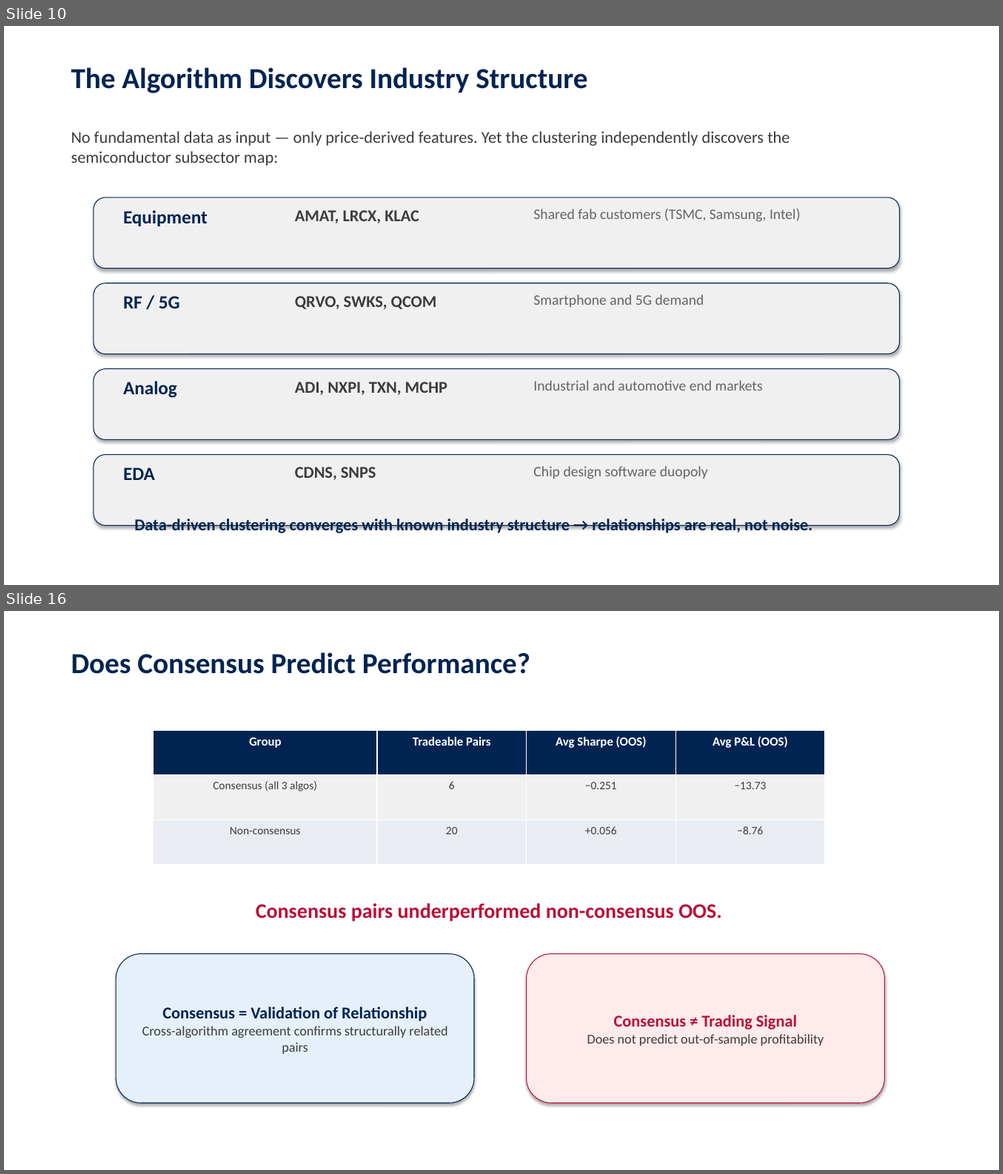
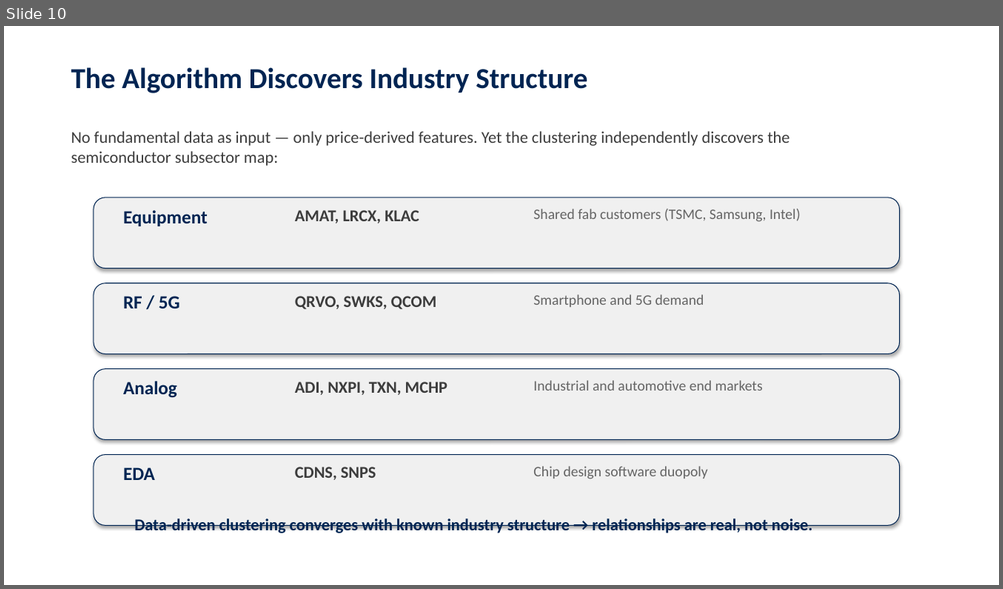
Before and after one commit to jcmcode/pairs-test, a slide deck: deliverables/presentation.pptx. Shown one above the other, each under a label of ours: slides 10 and 16 before the commit, slide 10 after it; the slides between them are not shown. The pictures are 1003x1174 and 1003x589 pixels, drawn with LibreOffice and Linux fonts; fonts in the diff are those of the drawing. Boxes give left, top, right and bottom in pixels: in the first picture for what was removed or moved away, otherwise in the second. Text is boxed around its words. In the diff, an @@ line names an element or a change of style, - is before the commit and + after.

```diff
--- a/deliverables/presentation.pptx
+++ b/deliverables/presentation.pptx
@@ slide 16 removed at box(4, 611, 999, 1170), background #FFFFFF @@
@@ text removed at box(71, 652, 530, 674) @@
-Does Consensus Predict Performance?
@@ table removed at box(153, 730, 825, 865), 3 rows, 4 columns @@
-Group | Tradeable Pairs | Avg Sharpe (OOS) | Avg P&L (OOS)
-Consensus (all 3 algos) | 6 | −0.251 | −13.73
-Non-consensus | 20 | +0.056 | −8.76
@@ text removed at box(256, 903, 722, 922) @@
-Consensus pairs underperformed non-consensus OOS.
@@ rounded rectangle removed at box(116, 954, 474, 1103) @@
-Consensus = Validation of Relationship
-Cross-algorithm agreement confirms structurally related pairs
@@ rounded rectangle removed at box(526, 954, 885, 1103) @@
-Consensus ≠ Trading Signal
-Does not predict out-of-sample profitability
```
Also in this commit, not shown: 6 slides changed, 15 slides added, 9 other slides removed, 3 other files.
